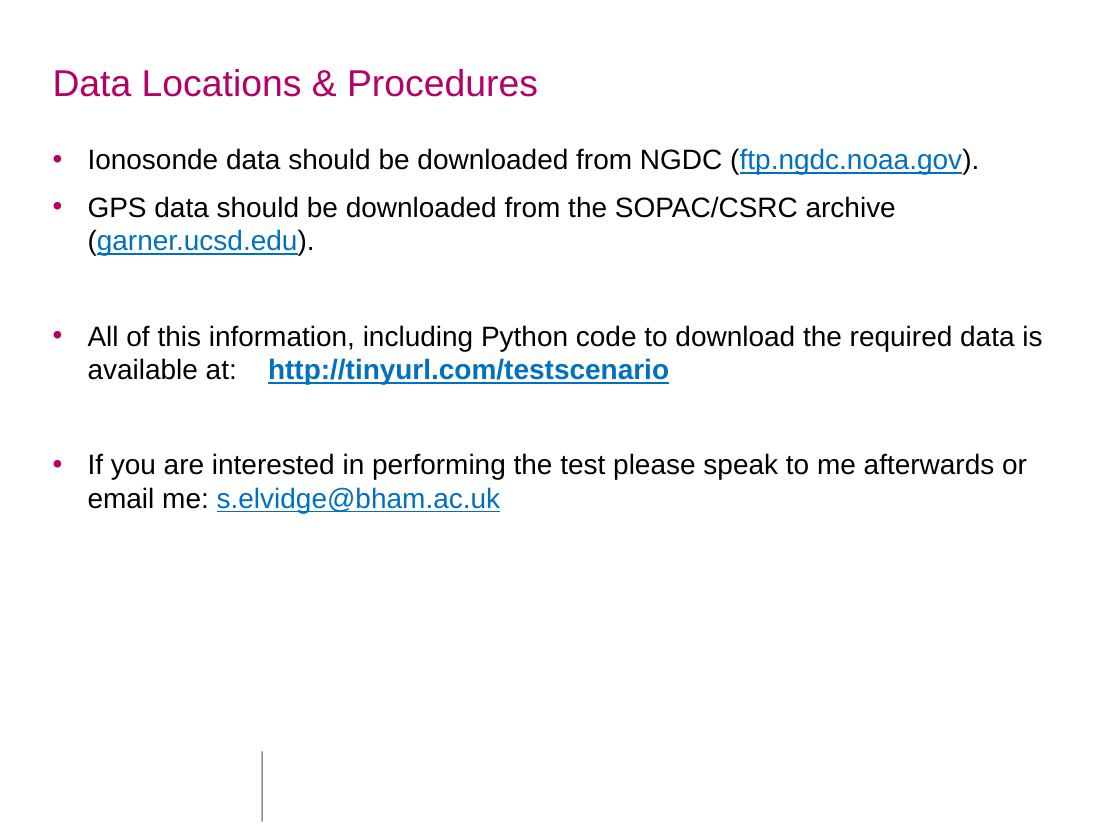
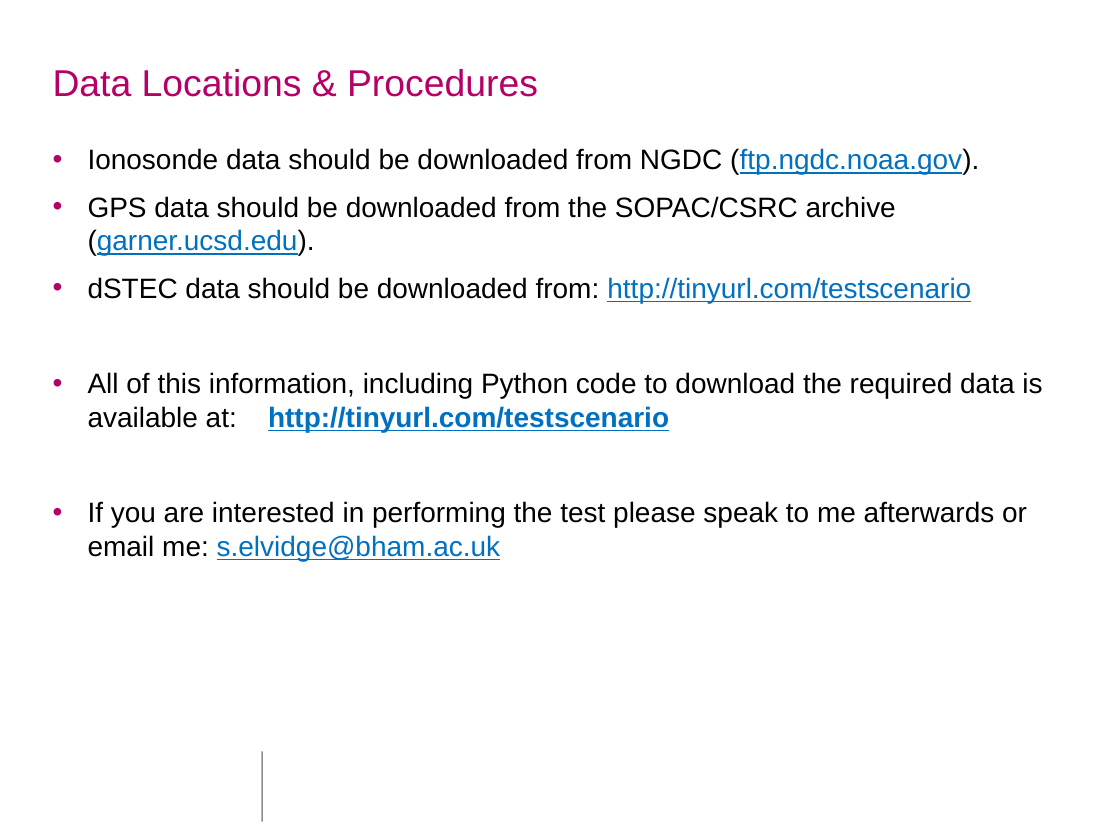
Before and after one commit to seanelvidge/ionospheric_test_scenario, a slide deck: slide 3 of test_details.pptx. Drawn at 1120x840 pixels with LibreOffice and Linux fonts; fonts in the diff are those of the drawing; background and template pictures are left out. Boxes give left, top, right and bottom in pixels: in the first picture for what was removed or moved away, otherwise in the second. Text is boxed around its words. In the diff, an @@ line names an element or a change of style, - is before the commit and + after.

Commit message:
Updated info about dSTEC.

```diff
--- a/test_details.pptx
+++ b/test_details.pptx
@@ text at (x1=88, y1=277, x2=971, y2=303): paragraph added @@
+• dSTEC data should be downloaded from: http://tinyurl.com/testscenario
```
